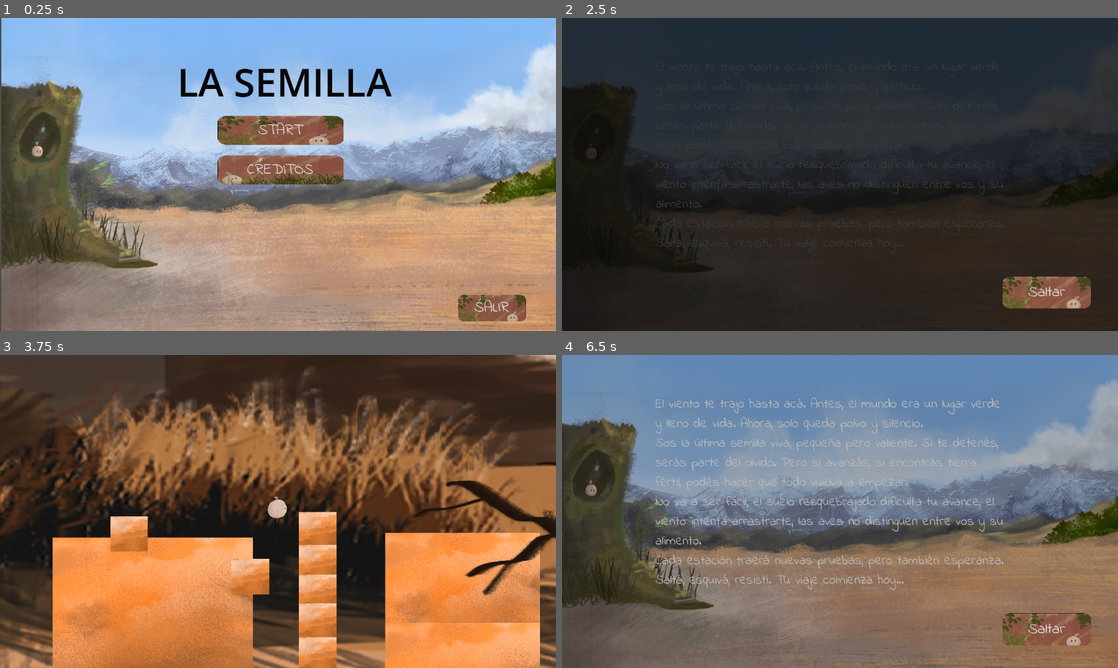
Above: before the commit, frames 1-4 (two rows, left to right).
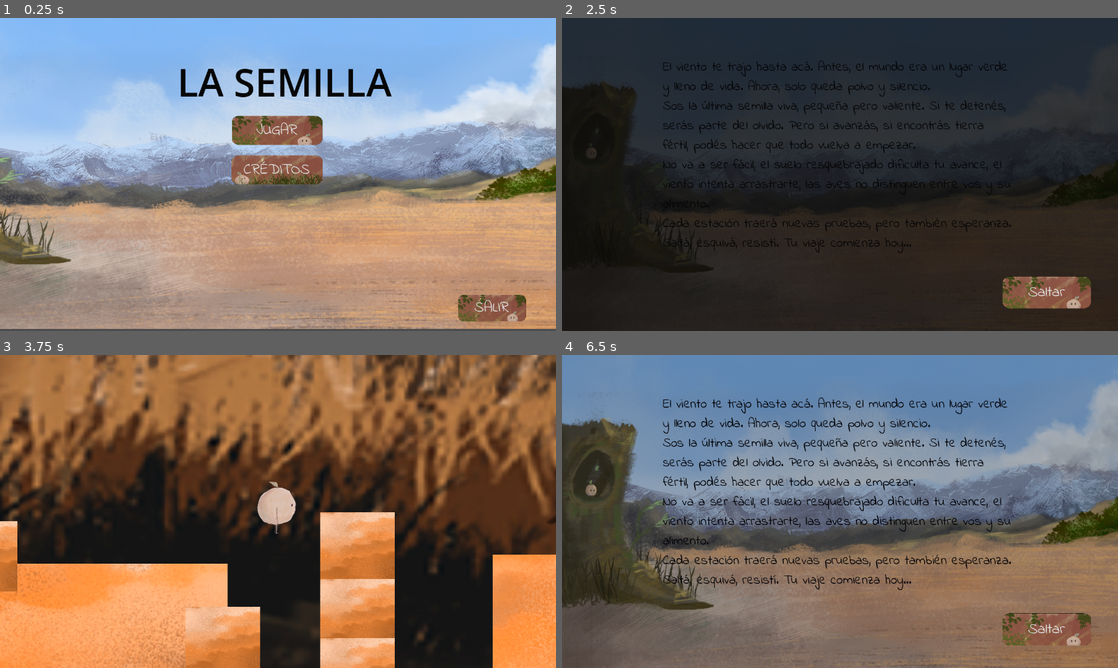
Above: after the commit, the same moments.

Repository: eliasescalante/maremoto
Game: Godot game, scene res://main/main.tscn
Same seed, same stepped clock (60 frames per second), same inputs: the game is played once before the commit and once after it.
Inputs:
- Up to frame 1 (0.25 s): no input
- Up to frame 2 (2.5 s): click "CREDITOS" (after the commit: "CRÉDITOS") at 0.5 s; click "Atras" at 1.25 s; click "START" (after the commit: "JUGAR") at 2 s
- Up to frame 3 (3.75 s): click "Saltar" at 2.75 s; hold Right (ui_right) from 3.53 s (still down)
- Up to frame 4 (6.5 s): tap Up (ui_up) at 3.77, 4.52 s; release Right (ui_right) at 5 s; click "TRY AGAIN" at 5 s; hold Left (ui_left) from 5.78 s (still down)

The runs differ from the first frame. In frame 1, 30% of the frame differs, in the area x 0-100%, y 0-100%; in frame 2, 3.0%; in frame 3, 79%; in frame 4, 6.9%.

Commit message:
retoques

Diff:
--- /dev/null
+++ b/elementosDeNivel/sprite_2d.gd
@@ -0,0 +1,11 @@
+extends Sprite2D
+
+
+# Called when the node enters the scene tree for the first time.
+func _ready() -> void:
+	pass # Replace with function body.
+
+
+# Called every frame. 'delta' is the elapsed time since the previous frame.
+func _process(delta: float) -> void:
+	pass
--- a/lore_intro/lore_intro.gd
+++ b/lore_intro/lore_intro.gd
@@ -8,6 +8,13 @@
 	animation_player.play("fondito")
 	# Conecta la señal "animation_finished" al método "_on_animation_finished"
 	animation_player.connect("animation_finished", Callable(self, "_on_animation_finished"))
+	var rich_text_label = $ui/texto # Asegúrate de que el nodo esté correctamente referenciado
+	rich_text_label.text = "[color=#010106]El viento te trajo hasta acá. Antes, el mundo era un lugar verde y lleno de vida. Ahora, solo queda polvo y silencio.
+Sos la última semilla viva, pequeña pero valiente. Si te detenés, serás parte del olvido. Pero si avanzás, si encontrás tierra fértil, podés hacer que todo vuelva a empezar.
+No va a ser fácil, el suelo resquebrajado dificulta tu avance, el viento intenta arrastrarte, las aves no distinguen entre vos y su alimento.
+Cada estación traerá nuevas pruebas, pero también esperanza.
+Saltá, esquivá, resistí. Tu viaje comienza hoy…
+[/color]"
 
 # Método que se ejecuta cuando una animación termina.
 func _on_animation_finished(anim_name: String) -> void:
--- a/lore_intro/lore_intro.tscn
+++ b/lore_intro/lore_intro.tscn
@@ -85,9 +85,9 @@
 texture = ExtResource("2_7ca6e")
 
 [node name="texto" type="RichTextLabel" parent="ui"]
-offset_left = 215.0
+offset_left = 232.0
 offset_top = 91.0
-offset_right = 1035.0
+offset_right = 1052.0
 offset_bottom = 657.0
 theme_override_fonts/normal_font = ExtResource("3_ljttv")
 theme_override_font_sizes/normal_font_size = 30
@@ -98,6 +98,7 @@
 Cada estación traerá nuevas pruebas, pero también esperanza.
 Saltá, esquivá, resistí. Tu viaje comienza hoy…
 "
+scroll_active = false
 tab_size = 6
 
 [node name="ColorRect" type="ColorRect" parent="ui"]
--- a/main/main.tscn
+++ b/main/main.tscn
@@ -60,26 +60,26 @@
 [node name="ui" type="Node" parent="."]
 
 [node name="start" type="Button" parent="ui"]
-offset_left = 469.0
+offset_left = 516.0
 offset_top = 222.0
-offset_right = 822.0
+offset_right = 759.0
 offset_bottom = 296.0
 theme_override_fonts/font = ExtResource("2_jler0")
 theme_override_font_sizes/font_size = 35
 theme_override_styles/hover = SubResource("StyleBoxTexture_2tcy7")
 theme_override_styles/normal = SubResource("StyleBoxTexture_pr1fo")
-text = "START"
+text = "JUGAR"
 
 [node name="credits" type="Button" parent="ui"]
-offset_left = 469.0
+offset_left = 515.0
 offset_top = 313.0
-offset_right = 822.0
+offset_right = 760.0
 offset_bottom = 387.0
 theme_override_fonts/font = ExtResource("2_jler0")
 theme_override_font_sizes/font_size = 35
 theme_override_styles/hover = SubResource("StyleBoxTexture_52b8e")
 theme_override_styles/normal = SubResource("StyleBoxTexture_f11kp")
-text = "CREDITOS"
+text = "CRÉDITOS"
 
 [node name="salir" type="Button" parent="ui"]
 offset_left = 1047.0
@@ -103,8 +103,8 @@
 horizontal_alignment = 1
 
 [node name="PatanllaInicio" type="Sprite2D" parent="."]
-position = Vector2(647, 358)
-scale = Vector2(0.628418, 0.677778)
+position = Vector2(519.75, 349)
+scale = Vector2(0.789307, 0.677778)
 texture = ExtResource("2_laypl")
 
 [connection signal="pressed" from="ui/start" to="." method="_on_start_pressed"]
--- a/player/player.tscn
+++ b/player/player.tscn
@@ -185,7 +185,6 @@
 frame_progress = 0.060104
 
 [node name="Camera2D" type="Camera2D" parent="."]
-zoom = Vector2(0.5, 0.5)
 
 [node name="CollisionPolygon2D" type="CollisionPolygon2D" parent="."]
 position = Vector2(7, 2)
